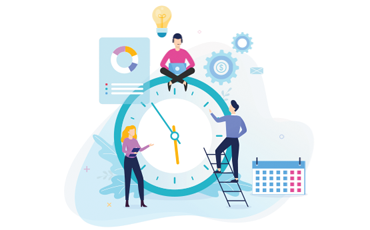
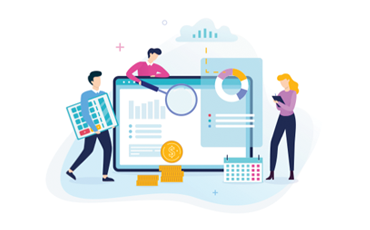
The second 370 x 230 image is a revision of the first. Changes to its layers:
hid "regelmaessige-ablaeufe" over [45, 5, 321, 228]
hid "erfolgreiche kundeninteraktion" over [45, 5, 321, 228]
hid "ergebnisorientierte meetings" over [45, 5, 321, 228]
hid "onboarding-neuer-mitarbeiter" over [45, 5, 321, 228]
hid "netiquette" over [45, 5, 321, 228]
painted on "werkzeuge" over [45, 5, 321, 228]
